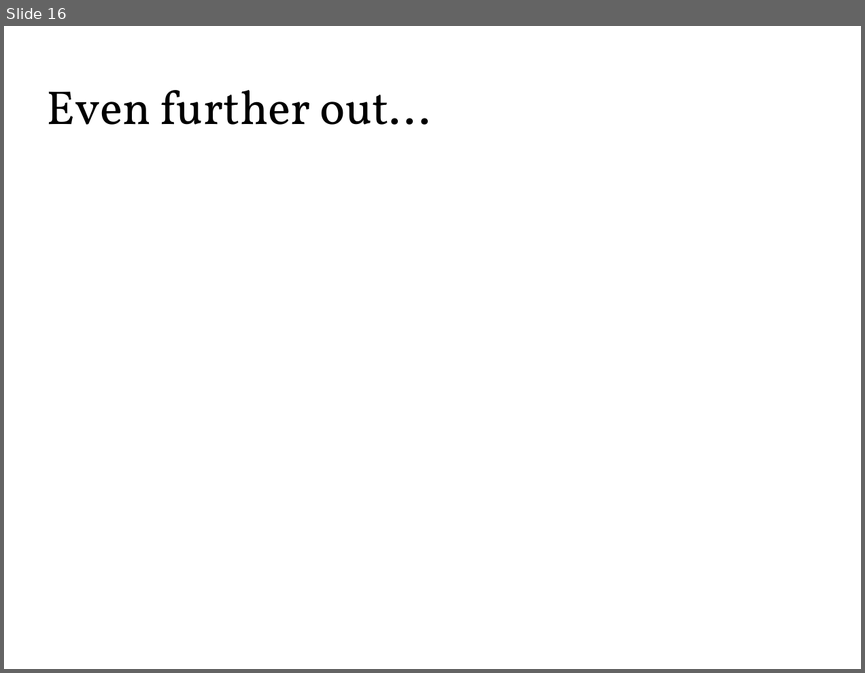
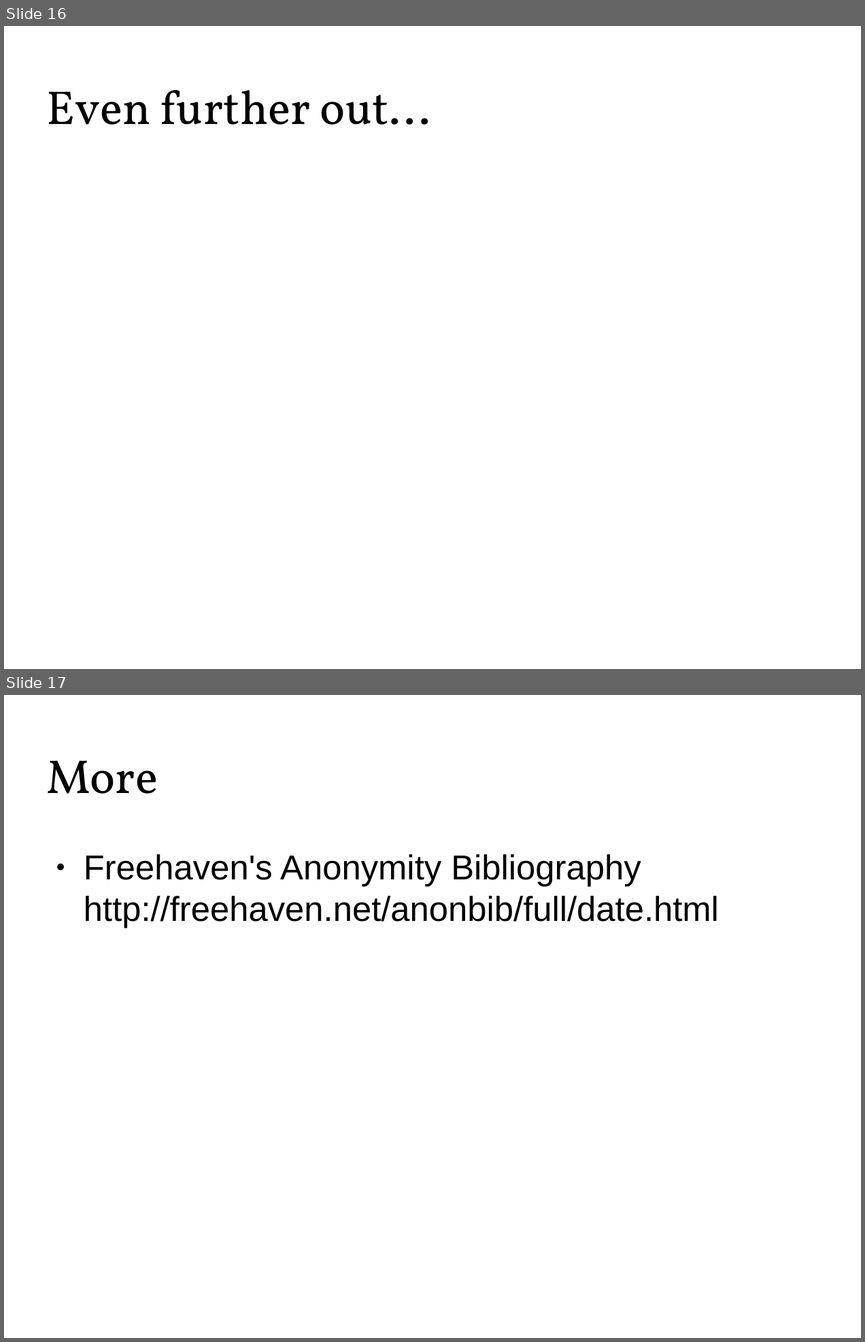
Before and after one commit to Zandrr/phonebook.js, a slide deck: documentation/ecen5013_presentation.odp. Shown one above the other, each under a label of ours: slide 16 before the commit, slides 16 and 17 after it. The pictures are 865x673 and 865x1342 pixels, drawn with LibreOffice and Linux fonts; fonts in the diff are those of the drawing. Boxes give left, top, right and bottom in pixels: in the first picture for what was removed or moved away, otherwise in the second. Text is boxed around its words. In the diff, an @@ line names an element or a change of style, - is before the commit and + after.

```diff
--- a/documentation/ecen5013_presentation.odp
+++ b/documentation/ecen5013_presentation.odp
@@ slide 17 added at (4, 695, 861, 1338), background #FFFFFF @@
@@ title added at (47, 760, 158, 794), 44 pt, text #000000 @@
+More
@@ text added at (84, 854, 719, 928), 32 pt, text #000000 @@
+● Freehaven's Anonymity Bibliography
+  http://freehaven.net/anonbib/full/date.html
```
Also in this commit, not shown: 2 other files.
